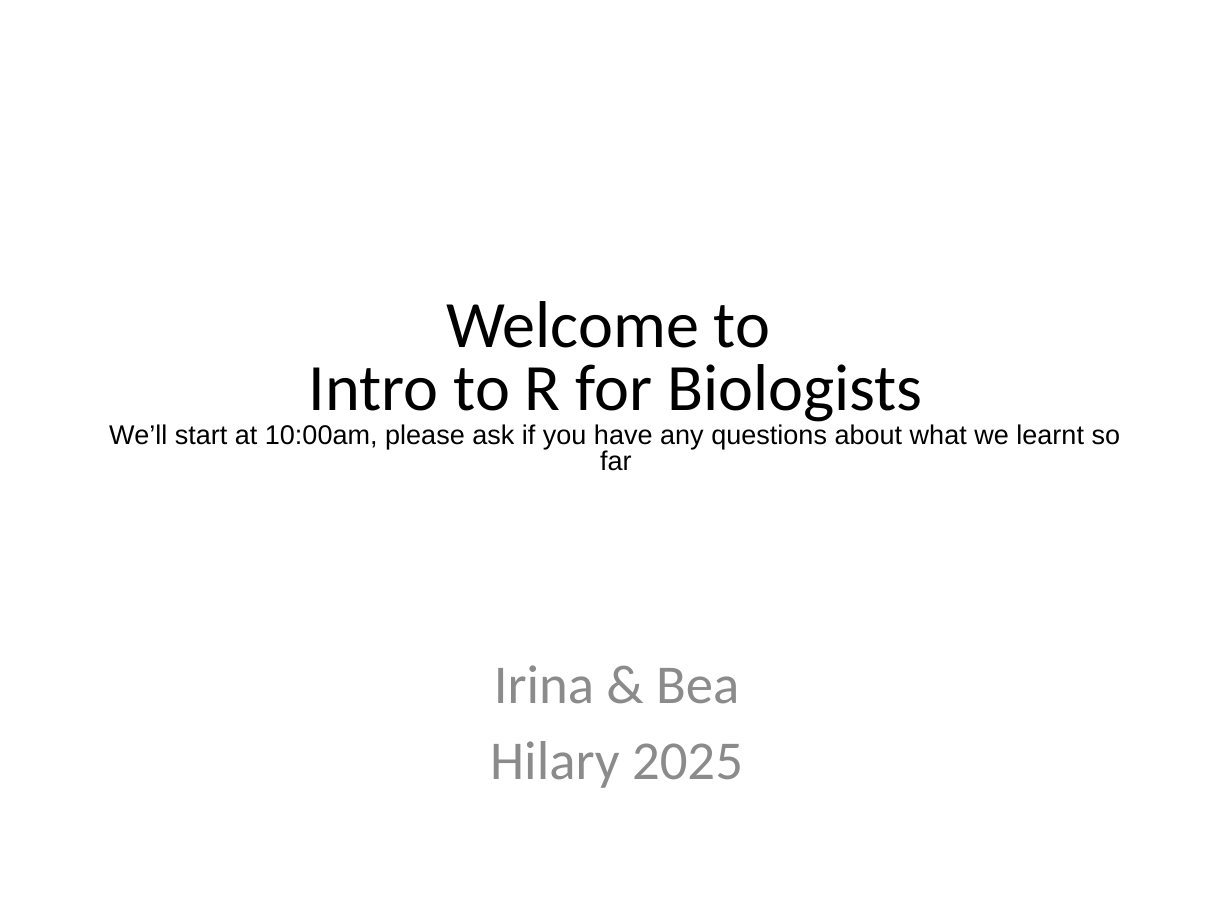
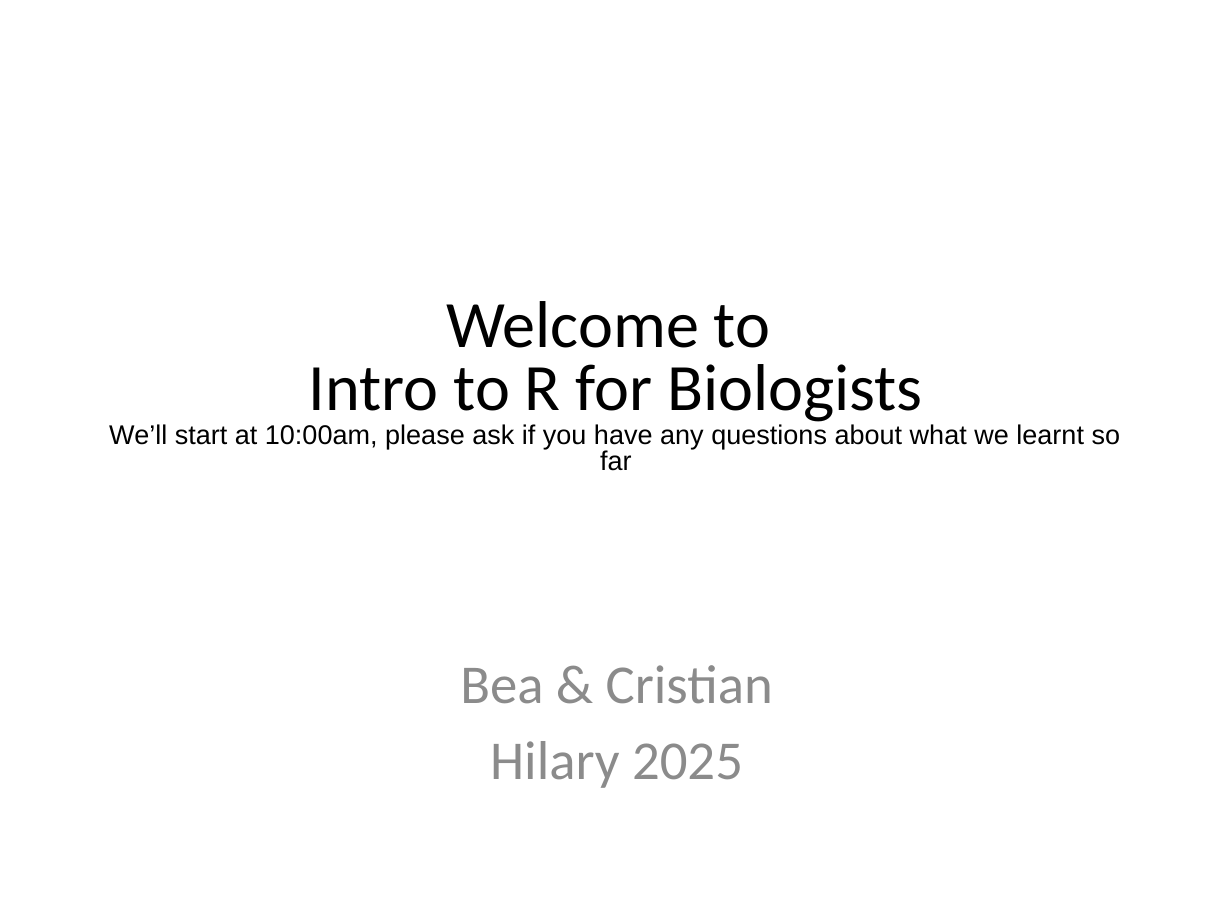
Before and after one commit to CristiSoitu/MSD_R_course_TT2025-main, a slide deck: slide 1 of powerpoint/Session2.pptx. Drawn at 1232x924 pixels with LibreOffice and Linux fonts; fonts in the diff are those of the drawing. Boxes give left, top, right and bottom in pixels: in the first picture for what was removed or moved away, otherwise in the second. Text is boxed around its words. In the diff, an @@ line names an element or a change of style, - is before the commit and + after.

```diff
--- a/powerpoint/Session2.pptx
+++ b/powerpoint/Session2.pptx
@@ text at [460, 665, 773, 704]: text changed @@
-Irina & Bea
+Bea & Cristian
```
Also in this commit, not shown: 1 other slide changed, 3 other files.
